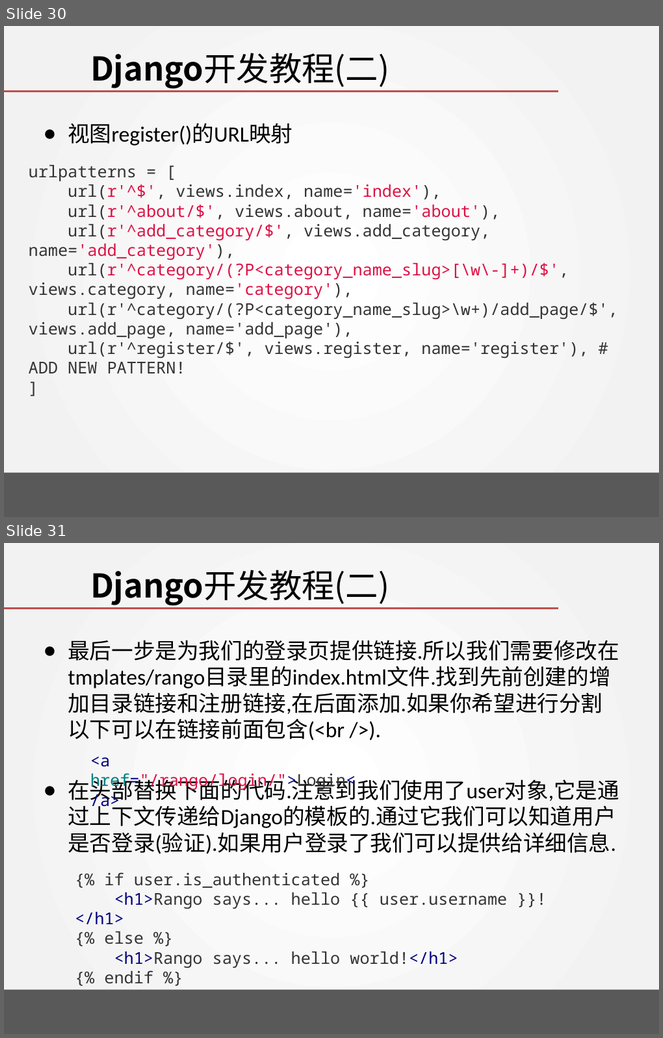
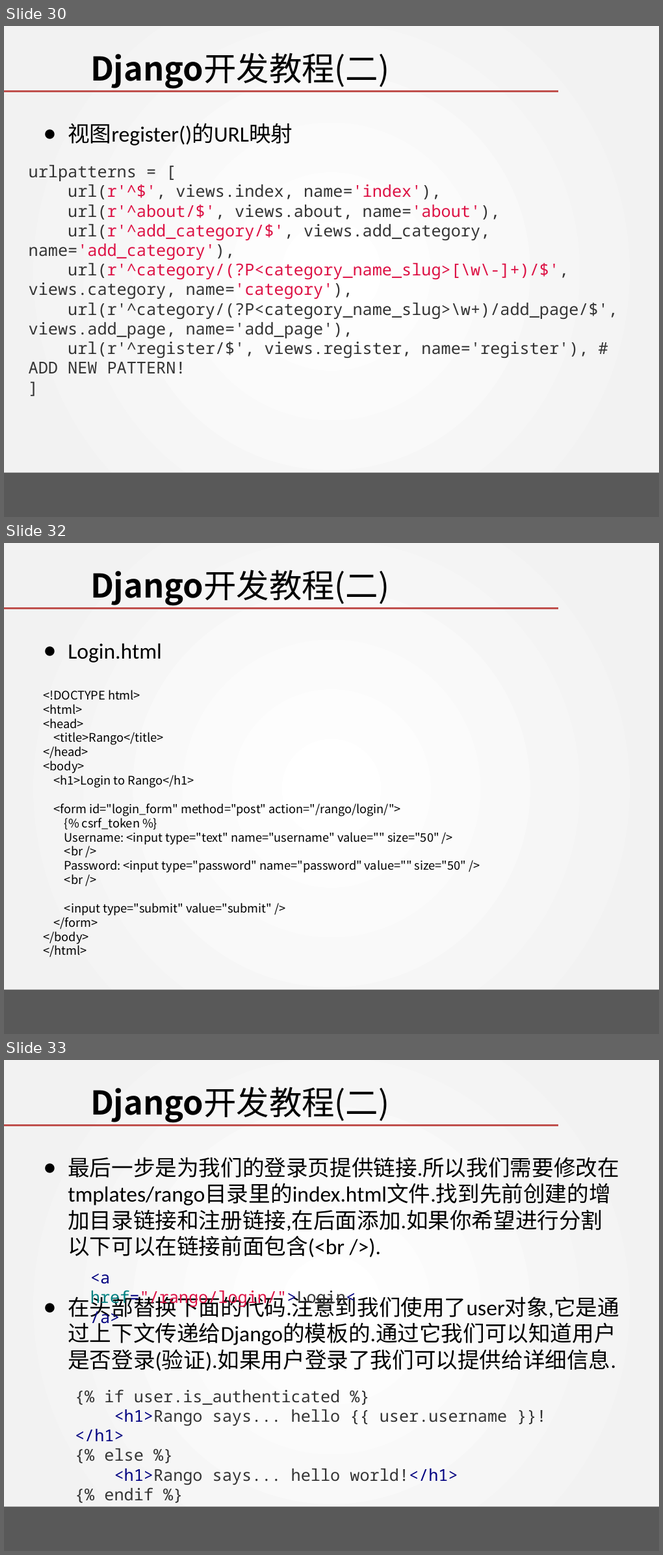
Before and after one commit to wangjin0818/Creative_Experiment_2019, a slide deck: week 05/Tango with Django - II.pptx. Shown one above the other, each under a label of ours: slides 30 and 31 before the commit, slides 30, 32 and 33 after it; the slides between them are not shown. The pictures are 663x1038 and 663x1555 pixels, drawn with LibreOffice and Linux fonts; fonts in the diff are those of the drawing; background and template pictures are left out. Boxes give left, top, right and bottom in pixels: in the first picture for what was removed or moved away, otherwise in the second. Text is boxed around its words. In the diff, an @@ line names an element or a change of style, - is before the commit and + after.

```diff
--- a/week 05/Tango with Django - II.pptx
+++ b/week 05/Tango with Django - II.pptx
@@ slide 32 added at (x1=4, y1=543, x2=659, y2=1034), background gradient #FFFFFF to #F2F2F2; not listed: 2 template elements that a slide beside it also shows @@
@@ title added at (x1=90, y1=570, x2=389, y2=606), 36 pt, text #000000 @@
+Django开发教程(二)
@@ text added at (x1=68, y1=643, x2=162, y2=663), 24 pt, text #000000 @@
+● Login.html
@@ text added at (x1=43, y1=690, x2=466, y2=958), 13 pt, text #000000 @@
+<!DOCTYPE html>
+<html>
+<head>
+<title>Rango</title>
+</head>
+<body>
+<h1>Login to Rango</h1>
+<form id="login_form" method="post" action="/rango/login/">
+{% csrf_token %}
+Username: <input type="text" name="username" value="" size="50" />
+<br />
+Password: <input type="password" name="password" value="" size="50" />
+<br />
+<input type="submit" value="submit" />
+</form>
+</body>
+</html>
@@ what was slide 31 is now slide 33 @@
```
Also in this commit, not shown: 1 slide changed, 1 other slide added.
